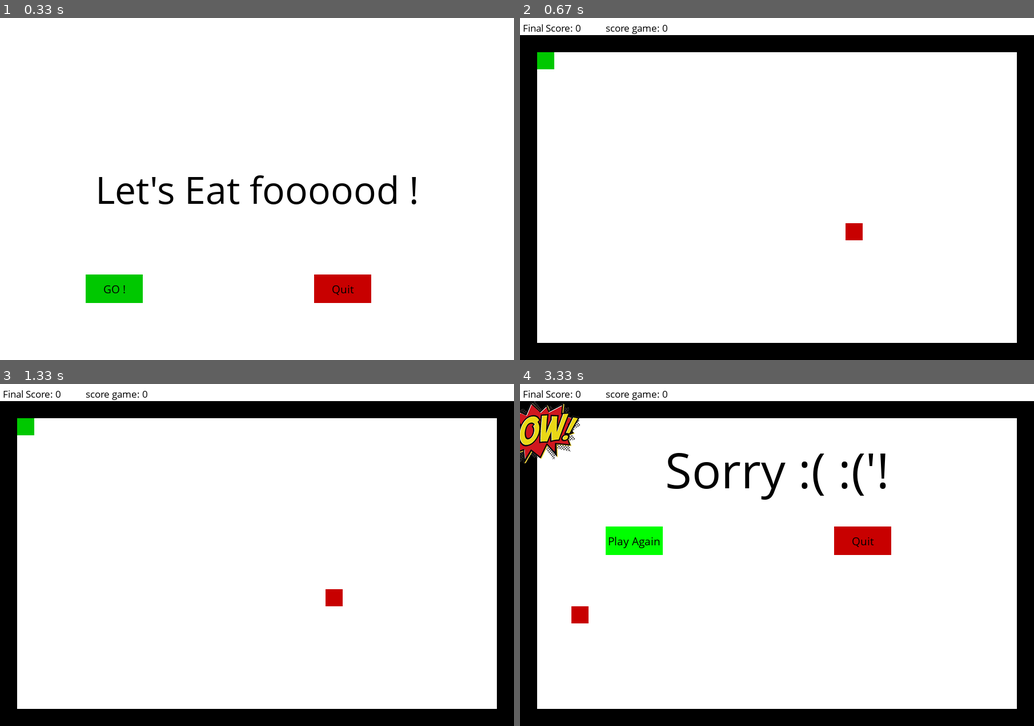
Above: before the commit, frames 1-4 (two rows, left to right).
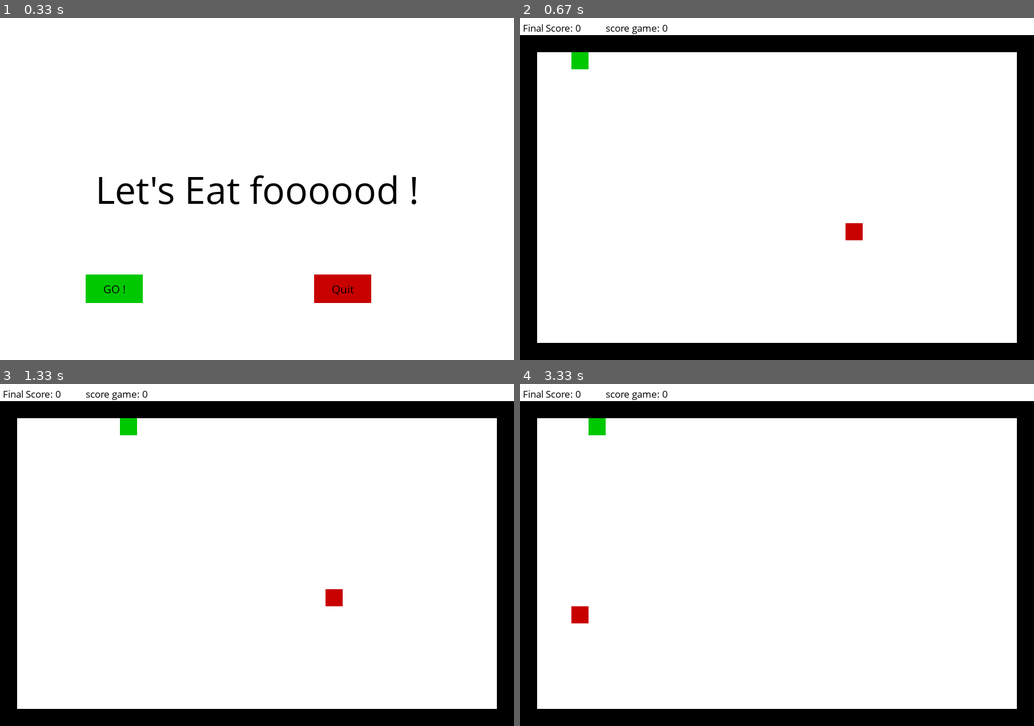
Above: after the commit, the same moments.

Repository: mohamedhamidat/games
Game: pygame game, started from snake_game/main.py
The game is run twice, just before and just after one commit, with the same random seed, the same clock (stepped at 60 frames per second) and the same inputs.
Inputs:
- Up to frame 1 (0.33 s): no input
- Up to frame 2 (0.67 s): click "GO !" at 0.42 s
- Up to frame 3 (1.33 s): tap Enter at 0.67 s
- Up to frame 4 (3.33 s): hold Up 1.57-2.03 s; click "Play Again" at 2.2 s; hold Left from 2.97 s (still down)

Frame 1 is identical in both runs. In frame 2, 0.3% of the frame differs, in the area x 3-14%, y 10-15%; in frame 3, 0.3%; in frame 4, 4.4%, in the area x 0-73%, y 5-50%.

Commit message:
set xspeed of snake object to 1

Diff:
--- a/snake_game/main.py
+++ b/snake_game/main.py
@@ -195,7 +195,7 @@
     snake.x = scale
     snake.y = scale * 2
 
-    snake.xspeed = 0
+    snake.xspeed = 1
     snake.yspeed = 0
 
     gameExit = False
